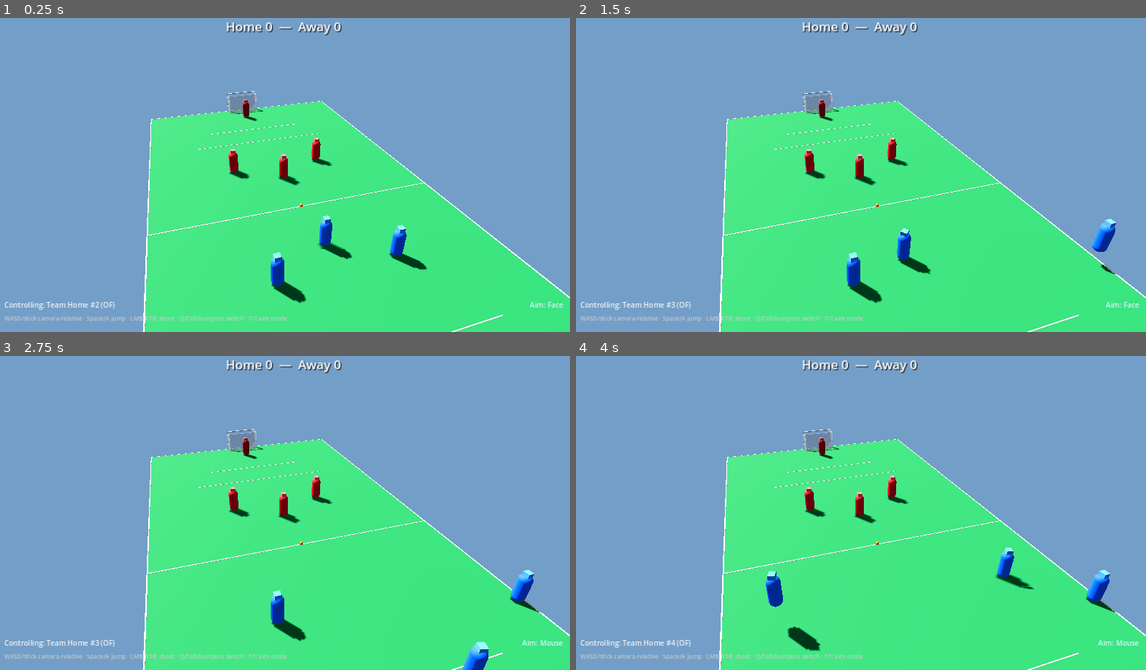
Above: before the commit, frames 1-4 (two rows, left to right).
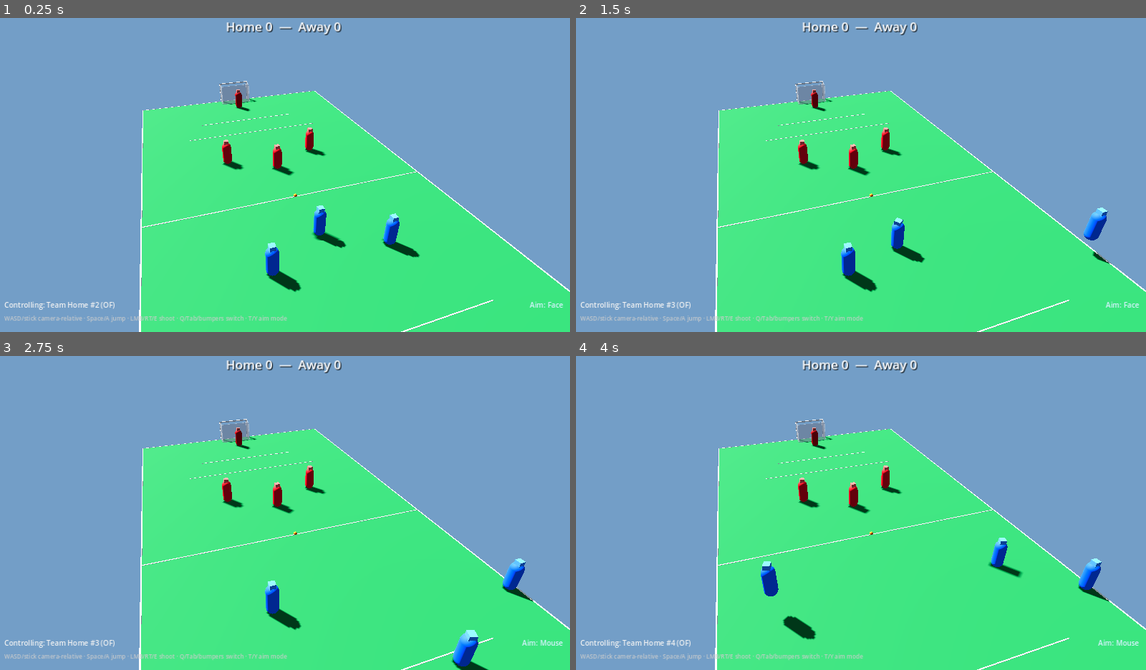
Above: after the commit, the same moments.

Repository: mariov98/my-handball
Game: Godot game, scene res://scenes/match/match.tscn
The game is run twice, just before and just after one commit, with the same random seed, the same clock (stepped at 60 frames per second) and the same inputs.
Inputs (mouse positions are in pixels of both pictures, inside the frame that each line leads up to):
- Up to frame 1 (0.25 s): no input
- Up to frame 2 (1.5 s): tap Enter at 0.5 s; move the mouse to (986, 156) at 0.52 s; press the mouse at (986, 156) at 0.53 s; hold D (move_right) 0.53-1.28 s; tap Space (jump) at 0.77 s; move the mouse to (747, 187) at 1.27 s; release the mouse at (747, 187) at 1.28 s; hold S (move_back) from 1.28 s (still down); tap Q (switch_player) at 1.35 s
- Up to frame 3 (2.75 s): tap Space (jump) at 1.52 s; move the mouse to (342, 437) at 2.02 s; release S (move_back) at 2.03 s; hold D (move_right) from 2.03 s (still down); hold T (toggle_aim_mode) from 2.03 s (still down)
- Up to frame 4 (4 s): move the mouse to (832, 572) at 2.77 s; release D (move_right) at 2.78 s; release T (toggle_aim_mode) at 2.78 s; hold W (move_forward) 2.78-3.53 s; click (832, 572) at 2.85 s; tap Space (jump) at 3.02, 3.77 s; move the mouse to (1032, 556) at 3.52 s; hold A (move_left) from 3.53 s (still down); hold Q (switch_player) from 3.53 s (still down)

The runs differ from the first frame. In frame 1, 6.3% of the frame differs, in the area x 24-100%, y 20-100%; in frame 2, 6.3%; in frame 3, 6.2%; in frame 4, 6.3%.

Commit message:
Pivot camera yaw around the ball
Orbit and look lead now use the ball as the attack focus instead of a
court-centered lateral shrink that felt like rotating around the far
goal. Smoke asserts ball-centered offset + look lead.

Co-authored-by: mariov98 <mariov98@users.noreply.github.com>

Diff:
--- a/scripts/camera_rig.gd
+++ b/scripts/camera_rig.gd
@@ -1,21 +1,21 @@
 extends Node3D
 class_name CameraRig
 
-## Elevated 3/4 view behind the attacking team; subtle yaw follows ball left/right.
+## Elevated 3/4 view behind the attacking team.
+## Yaw/orbit pivots around the ball (attack focus), not the far goal.
 
 @export var follow_height: float = 14.0
 @export var follow_distance: float = 18.0
 @export var side_bias: float = 7.0
-@export var look_ahead: float = 4.0
+## Small lead past the ball along the attack so the goal stays in frame.
+@export var look_ahead: float = 2.5
 @export var position_lerp: float = 3.5
 @export var rotation_lerp: float = 2.8
 ## How quickly the rig eases to the opposite end when possession flips.
 @export var attack_flip_lerp: float = 2.4
-## Radians of extra yaw per metre of ball X (clamped by max_ball_yaw).
+## Radians of orbit yaw per metre of ball X (clamped by max_ball_yaw).
 @export var ball_yaw_per_meter: float = 0.035
 @export var max_ball_yaw: float = 0.35
-## How much the pivot tracks the ball along X (0–1).
-@export var ball_lateral_follow: float = 0.28
 
 var ball: Node3D
 ## Smoothed attack facing: +1 home attacks +Z; -1 away attacks -Z.
@@ -46,6 +46,15 @@
 	return _target_attack_sign
 
 
+## Attack focus used as the orbit / look pivot (ball on the court plane).
+func pivot_point(ball_pos: Vector3) -> Vector3:
+	return Vector3(ball_pos.x, 0.0, ball_pos.z)
+
+
+func ball_yaw(ball_pos: Vector3) -> float:
+	return clampf(ball_pos.x * ball_yaw_per_meter, -max_ball_yaw, max_ball_yaw)
+
+
 func _physics_process(delta: float) -> void:
 	if ball == null:
 		return
@@ -70,18 +79,19 @@
 
 
 func _desired_position(ball_pos: Vector3) -> Vector3:
-	# Pivot near the ball; sit behind the attack along Z, with a fixed 3/4 side offset.
-	# Ball X adds a small yaw so the view turns when the ball drifts left/right.
-	var pivot := Vector3(ball_pos.x * ball_lateral_follow, 0.0, ball_pos.z)
-	var yaw := clampf(ball_pos.x * ball_yaw_per_meter, -max_ball_yaw, max_ball_yaw)
-	# Keep the 3/4 bias on the camera's right as attack direction flips.
+	# Orbit around the ball: base offset is behind the attack with a 3/4 side bias,
+	# then yawed about the ball when it drifts left/right.
+	var pivot := pivot_point(ball_pos)
+	var yaw := ball_yaw(ball_pos)
 	var lateral := side_bias * attack_sign
 	var offset := Vector3(lateral, follow_height, -attack_sign * follow_distance)
-	offset = offset.rotated(Vector3.UP, yaw)
-	return pivot + offset
+	return pivot + offset.rotated(Vector3.UP, yaw)
 
 
 func _look_target(ball_pos: Vector3) -> Vector3:
-	var yaw := clampf(ball_pos.x * ball_yaw_per_meter, -max_ball_yaw, max_ball_yaw)
-	var ahead := Vector3(0.0, 0.6, attack_sign * look_ahead).rotated(Vector3.UP, yaw)
-	return Vector3(ball_pos.x * 0.65, 0.6, ball_pos.z) + Vector3(ahead.x, 0.0, ahead.z)
+	# Look at the ball with a short attack-direction lead (same yaw as the orbit),
+	# so framing stays ball-centered — the far goal is not the rotation center.
+	var yaw := ball_yaw(ball_pos)
+	var lead := Vector3(0.0, 0.0, attack_sign * look_ahead).rotated(Vector3.UP, yaw)
+	var pivot := pivot_point(ball_pos)
+	return Vector3(pivot.x, 0.6, pivot.z) + lead
--- a/scripts/smoke_test.gd
+++ b/scripts/smoke_test.gd
@@ -39,6 +39,53 @@
 	print("Smoke cam-relative right align=", align_r)
 	if align_r < 0.95:
 		push_error("Smoke: camera-relative right wish misaligned")
+		get_tree().quit(1)
+		return
+
+	# --- Yaw pivot must be the ball, not court-center / far goal ---
+	var lateral_ball := Vector3(6.0, 0.9, -2.0)
+	ball.global_position = lateral_ball
+	player.global_position = lateral_ball + Vector3(0.2, 0.0, 0.2)
+	match_node._update_camera_attack_side()
+	# Snap desired pose so we can measure geometry without waiting on lerps.
+	cam.global_position = cam._desired_position(lateral_ball)
+	var look_pt: Vector3 = cam._look_target(lateral_ball)
+	var pivot: Vector3 = cam.pivot_point(lateral_ball)
+	var cam_flat := Vector3(cam.global_position.x, 0.0, cam.global_position.z)
+	var pivot_to_cam := cam_flat - pivot
+	var expected_len := Vector2(cam.side_bias, cam.follow_distance).length()
+	var look_flat_dist := Vector2(look_pt.x - pivot.x, look_pt.z - pivot.z).length()
+	print(
+		"Smoke pivot: pivot=", pivot,
+		" cam_flat=", cam_flat,
+		" |offset|=", pivot_to_cam.length(),
+		" expected≈", expected_len,
+		" look_lead=", look_flat_dist
+	)
+	if pivot.distance_to(Vector3(lateral_ball.x, 0.0, lateral_ball.z)) > 0.01:
+		push_error("Smoke: pivot is not at the ball")
+		get_tree().quit(1)
+		return
+	if absf(pivot_to_cam.length() - expected_len) > 0.15:
+		push_error("Smoke: camera offset length not orbiting ball")
+		get_tree().quit(1)
+		return
+	# Look lead stays near the ball (<< distance to far goal ~20m).
+	if look_flat_dist > cam.look_ahead + 0.5:
+		push_error("Smoke: look target too far from ball (goal-anchored?)")
+		get_tree().quit(1)
+		return
+	# With positive ball X yaw, camera should sit left of a pure +X side bias orbit
+	# relative to the ball — i.e. offset is rotated around the ball, not world origin.
+	var yaw := cam.ball_yaw(lateral_ball)
+	var unyawed := pivot_to_cam.rotated(Vector3.UP, -yaw)
+	print("Smoke pivot unyawed offset=", unyawed, " yaw=", yaw)
+	if absf(unyawed.x - cam.side_bias * cam.attack_sign) > 0.2:
+		push_error("Smoke: yaw is not rotating around ball pivot")
+		get_tree().quit(1)
+		return
+	if absf(unyawed.z - (-cam.attack_sign * cam.follow_distance)) > 0.2:
+		push_error("Smoke: yaw orbit Z not ball-centered")
 		get_tree().quit(1)
 		return
 
